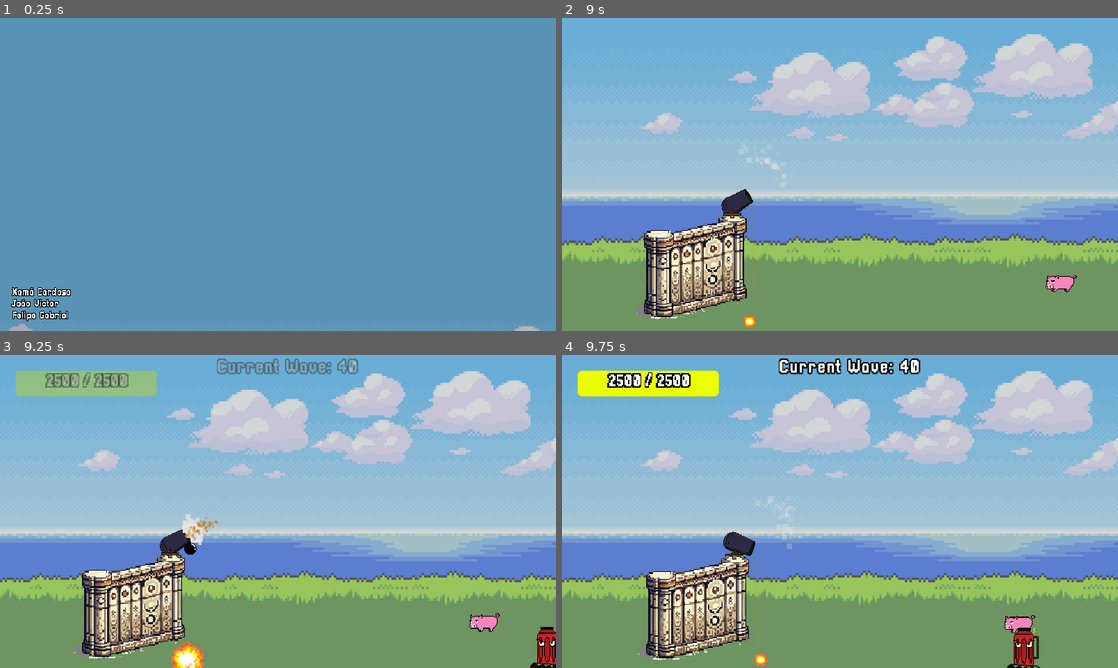
Above: before the commit, frames 1-4 (two rows, left to right).
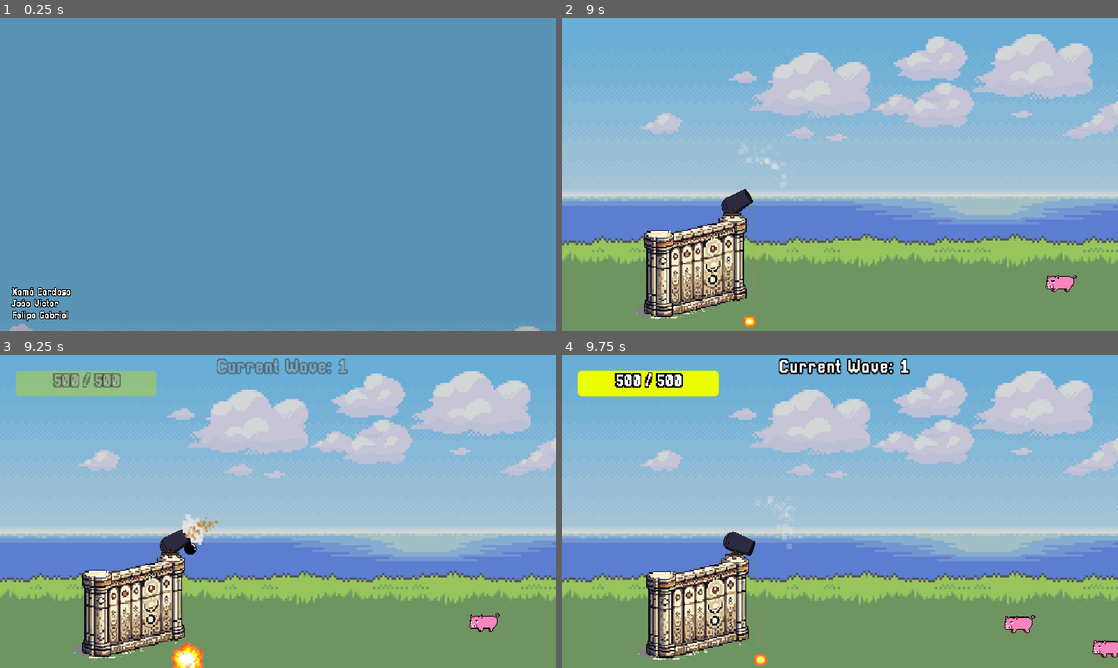
Above: after the commit, the same moments.

Repository: GabrFelps/Protect-LABIRAS
Game: Godot game, scene res://scenes/menu.tscn
The game is run twice, just before and just after one commit, with the same random seed, the same clock (stepped at 60 frames per second) and the same inputs. Sound files missing from this copy of the repository are replaced by a short silence.
Inputs (mouse positions are in pixels of both pictures, inside the frame that each line leads up to):
- Up to frame 1 (0.25 s): no input
- Up to frame 2 (9 s): move the mouse to (962, 158) at 0.52 s; click (962, 158) at 0.67 s; move the mouse to (728, 190) at 1.27 s; click (728, 190) at 1.42 s; move the mouse to (895, 105) at 2.02 s; click (895, 105) at 2.17 s; move the mouse to (812, 237) at 2.77 s; click (812, 237) at 2.92 s; click "TUTORIAL" at 3.5 s; move the mouse to (1006, 221) at 4.27 s; click (1006, 221) at 4.42 s; move the mouse to (673, 127) at 5.02 s; click (673, 127) at 5.17 s; move the mouse to (867, 174) at 5.77 s; click (867, 174) at 5.92 s; move the mouse to (756, 96) at 6.52 s; click (756, 96) at 6.67 s; move the mouse to (962, 158) at 7.27 s; click (962, 158) at 7.42 s; move the mouse to (728, 190) at 8.02 s; click (728, 190) at 8.17 s; move the mouse to (895, 105) at 8.77 s; click (895, 105) at 8.92 s
- Up to frame 3 (9.25 s): no input
- Up to frame 4 (9.75 s): move the mouse to (812, 574) at 9.52 s; click (812, 574) at 9.67 s

Frames 1-2 are identical in both runs. In frame 3, 0.8% of the frame differs, in the area x 8-100%, y 1-100%; in frame 4, 1.1%.

Commit message:
versao de apresentacao, tutorial agora tem animacao de voltar pro menu

Diff:
--- a/game/scenes/tutorial.tscn
+++ b/game/scenes/tutorial.tscn
@@ -100,6 +100,7 @@
 [node name="CanvasLayer" type="CanvasLayer" parent="."]
 
 [node name="Container" type="VBoxContainer" parent="CanvasLayer"]
+process_mode = 3
 anchors_preset = 5
 anchor_left = 0.5
 anchor_right = 0.5
--- a/game/scripts/singletons/Global.gd
+++ b/game/scripts/singletons/Global.gd
@@ -36,8 +36,7 @@
 
 ## função para restaurar as propiedades do jogo
 func restore_properties_game() -> void:
-
-	current_wave = 40;
+	current_wave = 1;
 	points = 0;
 	max_enemy_per_wave = int((1.08 ** current_wave) + current_wave + 3);
 	enemies_already_instatiated = 0;
--- a/game/scripts/tutorial.gd
+++ b/game/scripts/tutorial.gd
@@ -1,6 +1,7 @@
 extends Node2D
 
 signal finish_anim;
+signal bg_anim_finished;
 
 @onready var popUpText : Label = get_node("CanvasLayer/Container/Panel/Label");
 @onready var popUpPanel : Panel = get_node("CanvasLayer/Container/Panel")
@@ -23,8 +24,8 @@
 	popUp.visible = false;
 	popUpText.text = texts[textIndex];
 	Global.showingPopUp = false;
-	_bg_start_anim();
-	_camera_start_anim();
+	_bg_anim("start");
+	_camera_anim("start");
 	await (get_tree().create_timer(1.5).timeout);
 	Global.showingPopUp = true;
 	panel_anim(popUpPanel, popUpPanel.custom_minimum_size, "in");
@@ -36,28 +37,49 @@
 		popUp.visible = true;
 
 
-func _bg_start_anim():
+func _bg_anim(mode):
 	var _bg : TextureRect = $BG/TextureRect;
-	_bg.position.y = -60;
 	var _tween = get_tree().create_tween();
-	_tween.tween_property(
-		_bg,
-		"position",
-		Vector2(0.0,-480.0),
-		1.0
-	).set_trans(Tween.TRANS_QUAD);
+	match mode:
+		"start":
+			_bg.position.y = -60;
+			_tween.tween_property(
+				_bg,
+				"position",
+				Vector2(0.0,-480.0),
+				1.0
+			).set_trans(Tween.TRANS_QUAD);
 
+		"exit":
+			_tween.tween_property(
+				_bg,
+				"position",
+				Vector2(0.0,-60),
+				1.0
+			).set_trans(Tween.TRANS_QUAD);
 
-func _camera_start_anim():
+func _camera_anim(mode):
 	var _camera : Camera2D = $Camera2D;
-	_camera.position.y = -600;
 	var _tween = get_tree().create_tween();
-	_tween.tween_property(
-		_camera,
-		"position",
-		Vector2(654,140),
-		1.0
-	).set_trans(Tween.TRANS_QUAD);
+	match mode:
+		"start":
+			_camera.position.y = -600;
+			_tween.tween_property(
+				_camera,
+				"position",
+				Vector2(654,140),
+				1.0
+			).set_trans(Tween.TRANS_QUAD);
+
+		"exit":
+			_tween.tween_property(
+				_camera,
+				"position",
+				Vector2(654,-600),
+				1.0
+			).set_trans(Tween.TRANS_QUAD);
+			await _tween.finished;
+			emit_signal("bg_anim_finished")
 
 func proceed_popup():
 	Global.showingPopUp = true;
@@ -72,12 +94,18 @@
 	panel_anim(popUpPanel, Vector2(600,200), "in")
 	match textIndex:
 		5:
-			textIndex = -1
+			textIndex = 4;
+			get_node("CanvasLayer/Container/Panel").visible = false;
+			get_node("CanvasLayer/Container/Next").visible = false;
+			_bg_anim("exit");
+			_camera_anim("exit");
+			await bg_anim_finished;
 			get_tree().change_scene_to_file("res://scenes/menu.tscn");
 		4:
 			popUp.visible = false
 			Global.showingPopUp = false;
 
+	print(textIndex)
 	popUpText.text = texts[textIndex];
 
 func panel_anim(node, size, mode: String):
Binary file changed: game/assets/feno.png
Binary file changed: game/data/enemy_db.damage.translation
Binary file changed: game/data/enemy_db.max.translation
Binary file changed: game/data/enemy_db.points.translation
Binary file changed: game/data/enemy_db.speed.translation
Binary file changed: game/data/enemy_db.wave.translation
Binary file changed: game/data/game_db.cannon.translation
Binary file changed: game/data/game_db.wall.translation
